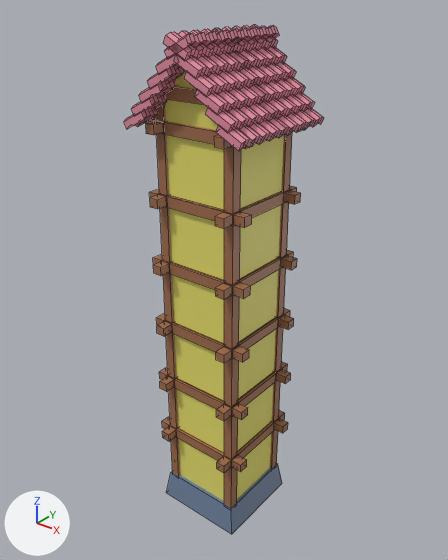
Before and after pictures for a commit that changed the Blender file Blender/Builds/building#1.blend.
Camera for both pictures: a 50 mm camera at (32.4, -40.6, 48.1) aimed at (-0.6, 0.5, 22.6). Arrows for +X, +Y and +Z are at lower left; the lights stay in place. Mesh edges are drawn as thin lines.

Objects in the first picture: 'block sepeeeereator', 'roof tiles', 'stone bottom', 'support beams', 'top walls', 'tower', 'wall1'.
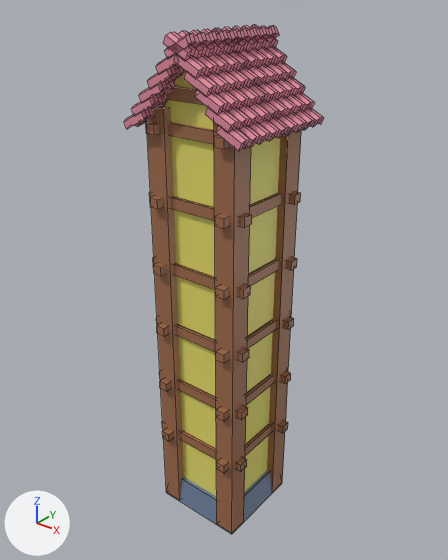
The change, as a diff of the scene's bpy script:
```diff
--- a/Blender/Builds/building#1.blend.py
+++ b/Blender/Builds/building#1.blend.py
@@ mat_wood_001 @@
+mat_wood_001 = principled_material('wood.001')
+mat_wood_001.base_color = (0.359, 0.153, 0.0752)  # brown #a26d4e
@@ me_cube_012 @@
+me_cube_012.from_pydata(...)  # a box spanning x 3.4..6.2, y 3.5..6.2, z -5.6..63.3
+me_cube_012.materials.append(mat_wood_001)  # brown #a26d4e
@@ ob_grapple @@
+ob_grapple = bpy.data.objects.new('Grapple', me_cube_012)
+ob_grapple.location = (0.0, 0.0, 0.93)
+ob_grapple.scale = (0.741, 0.741, 0.599)
+_m = ob_grapple.modifiers.new('Mirror', 'MIRROR')
+_m.use_axis = (True, True, False)
```

Boxes (x1, y1, x2, y2) around the edits, measured in the pictures (448 x 560 px):
'Grapple', added (brown)
    after: (146, 107, 301, 533)
